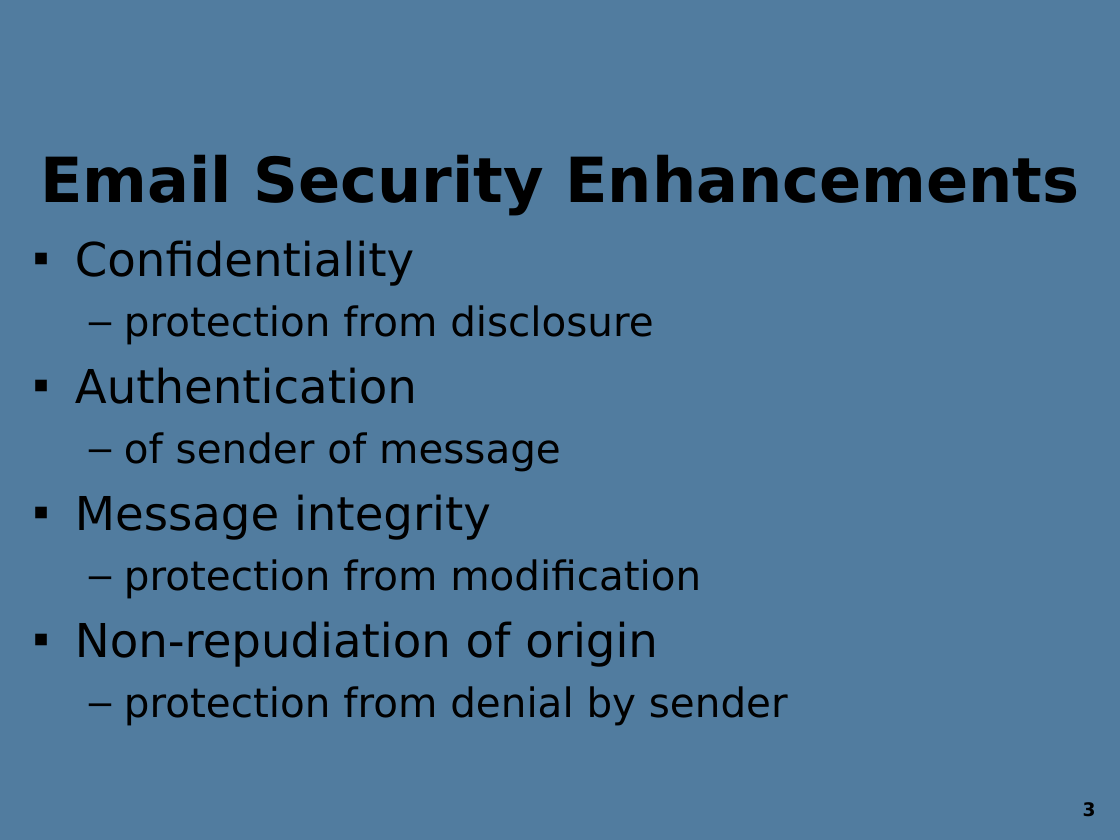
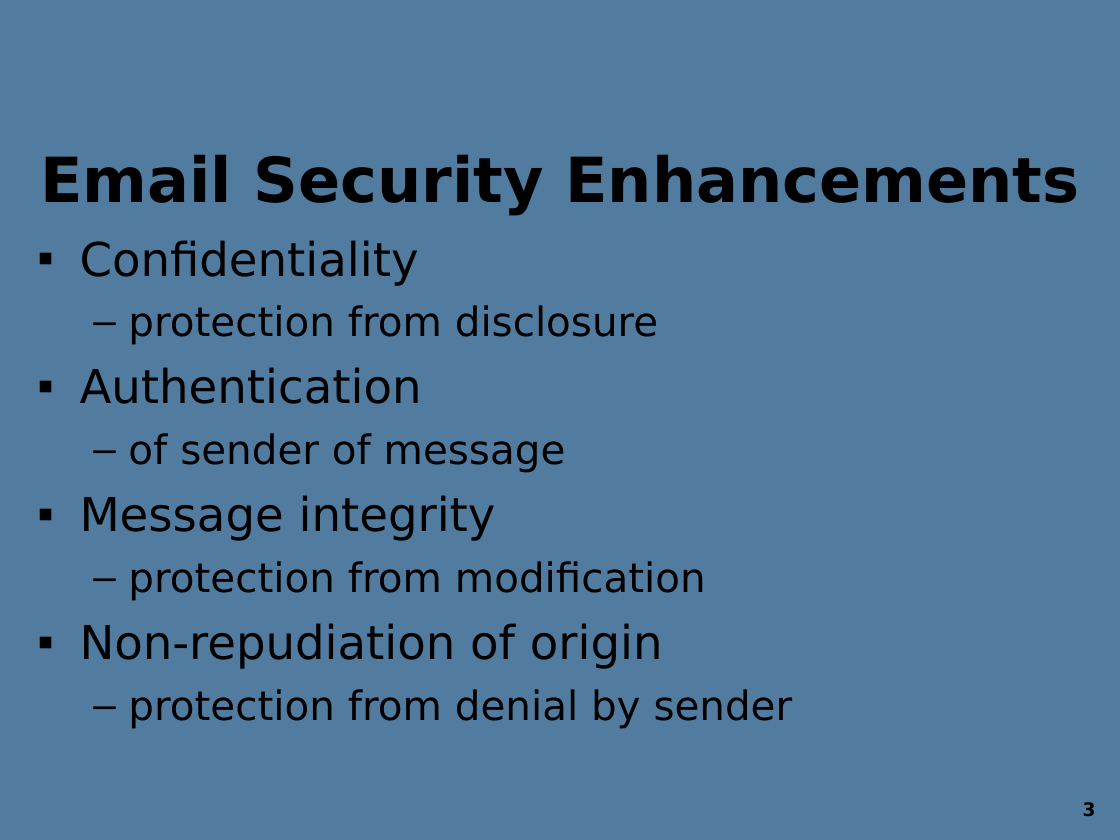
Before and after one commit to Dihfahsih1/Masters-Software-Engineering, a slide deck: slide 3 of yr-sem1/System and Network Security/Lecture_4_E-mail Security.ppt. Drawn at 1120x840 pixels with LibreOffice and Linux fonts; fonts in the diff are those of the drawing; background and template pictures are left out. Boxes give left, top, right and bottom in pixels: in the first picture for what was removed or moved away, otherwise in the second. Text is boxed around its words. In the diff, an @@ line names an element or a change of style, - is before the commit and + after.

```diff
--- a/yr-sem1/System and Network Security/Lecture_4_E-mail Security.ppt
+++ b/yr-sem1/System and Network Security/Lecture_4_E-mail Security.ppt
@@ text "Confidentiality": place and size @@
-text "Confidentiality" at <box>75,240,788,726</box>
+text "Confidentiality" at <box>80,240,793,729</box>
```
Also in this commit, not shown: 8 other files.
